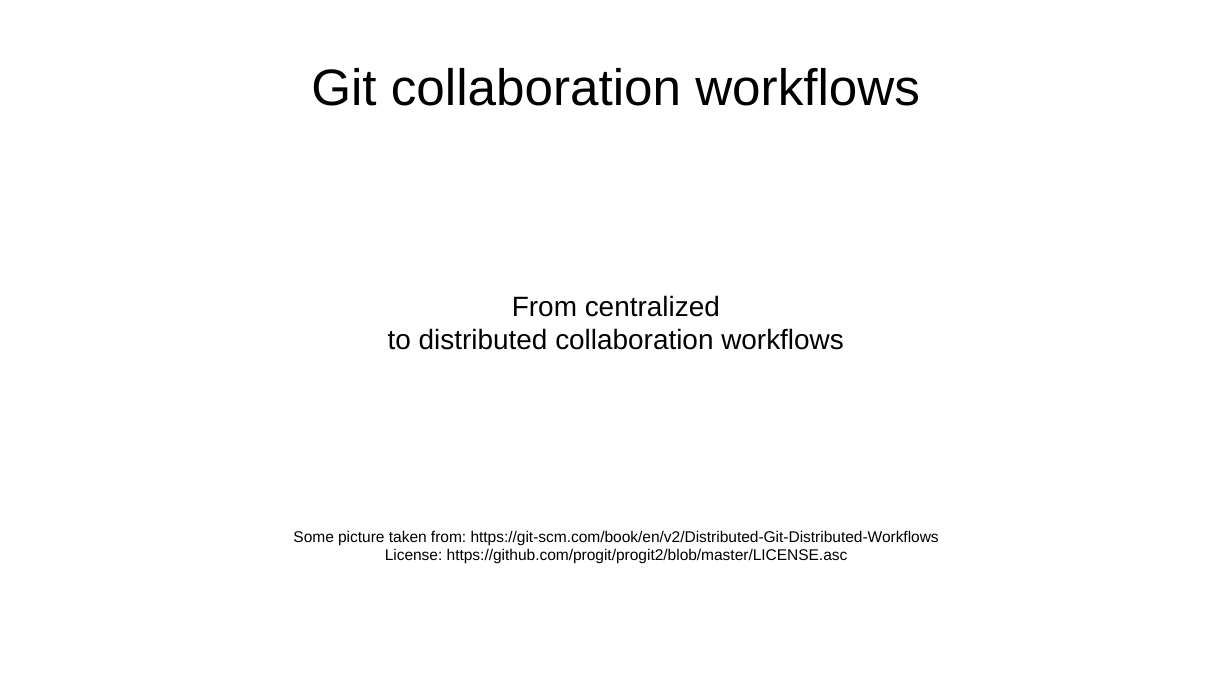
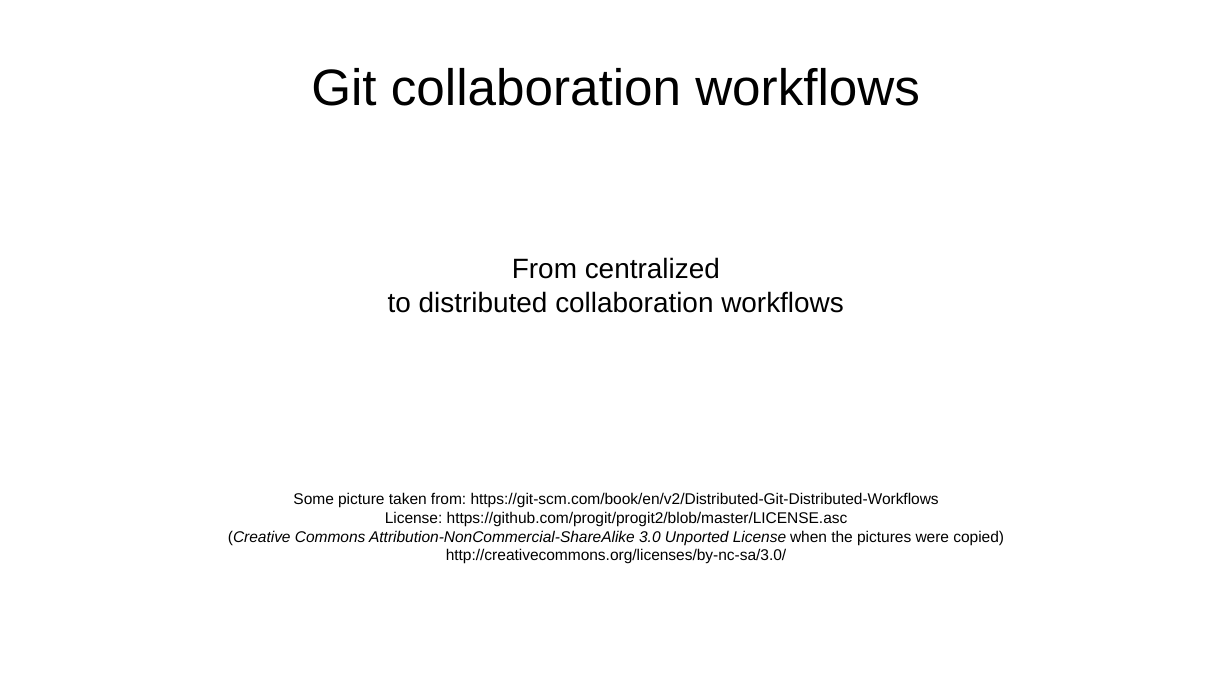
Before and after one commit to aryoda/git_essentials, a slide deck: slide 12 of Introduction to Git collaboration workflows.odp. Drawn at 1232x693 pixels with LibreOffice and Linux fonts; fonts in the diff are those of the drawing. Boxes give left, top, right and bottom in pixels: in the first picture for what was removed or moved away, otherwise in the second. Text is boxed around its words. In the diff, an @@ line names an element or a change of style, - is before the commit and + after.

```diff
--- a/Introduction to Git collaboration workflows.odp
+++ b/Introduction to Git collaboration workflows.odp
@@ subtitle at box(228, 530, 1004, 564): paragraphs added @@
+(Creative Commons Attribution-NonCommercial-ShareAlike 3.0 Unported License when the pictures were copied)
+http://creativecommons.org/licenses/by-nc-sa/3.0/
```
Also in this commit, not shown: 5 other slides changed.
